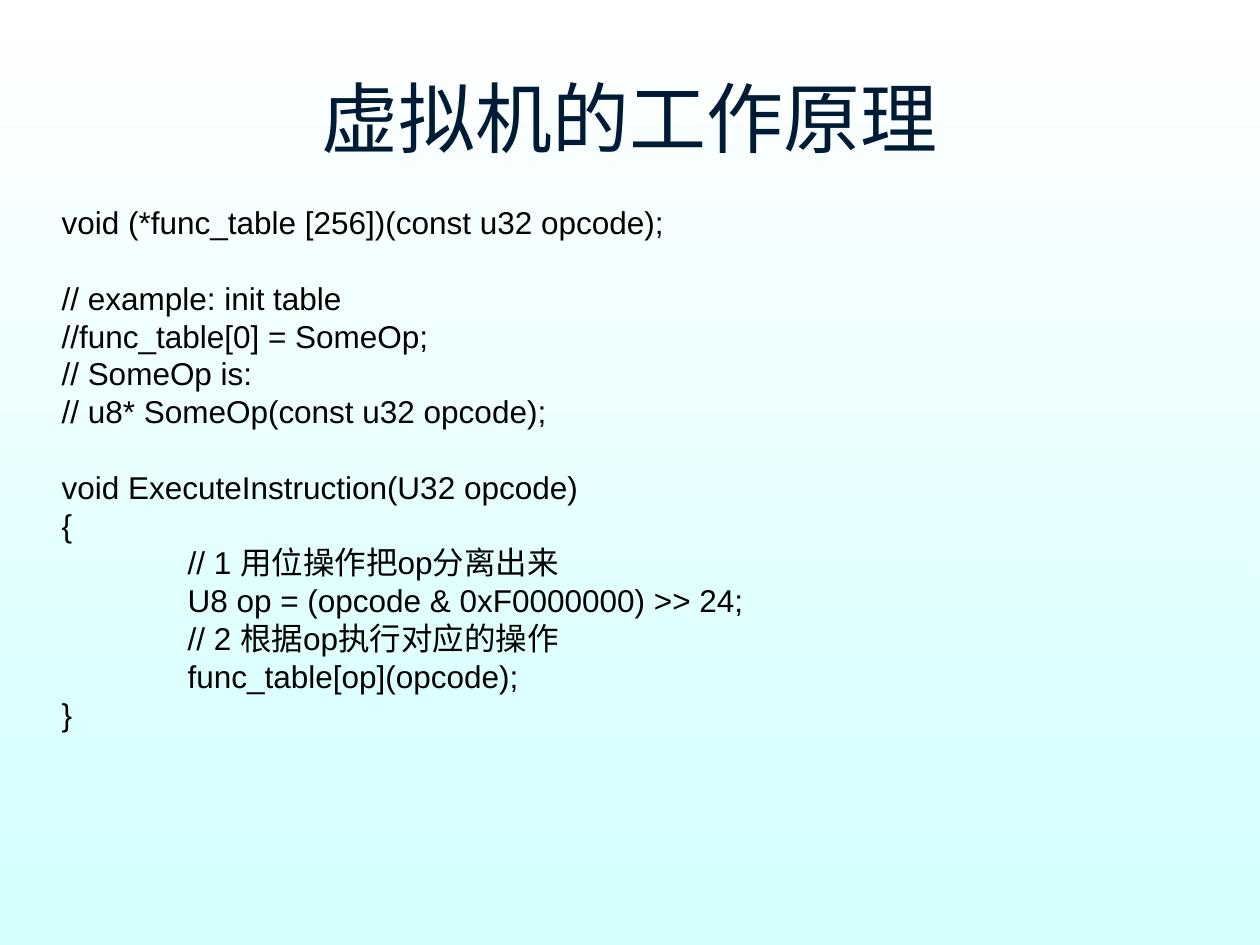
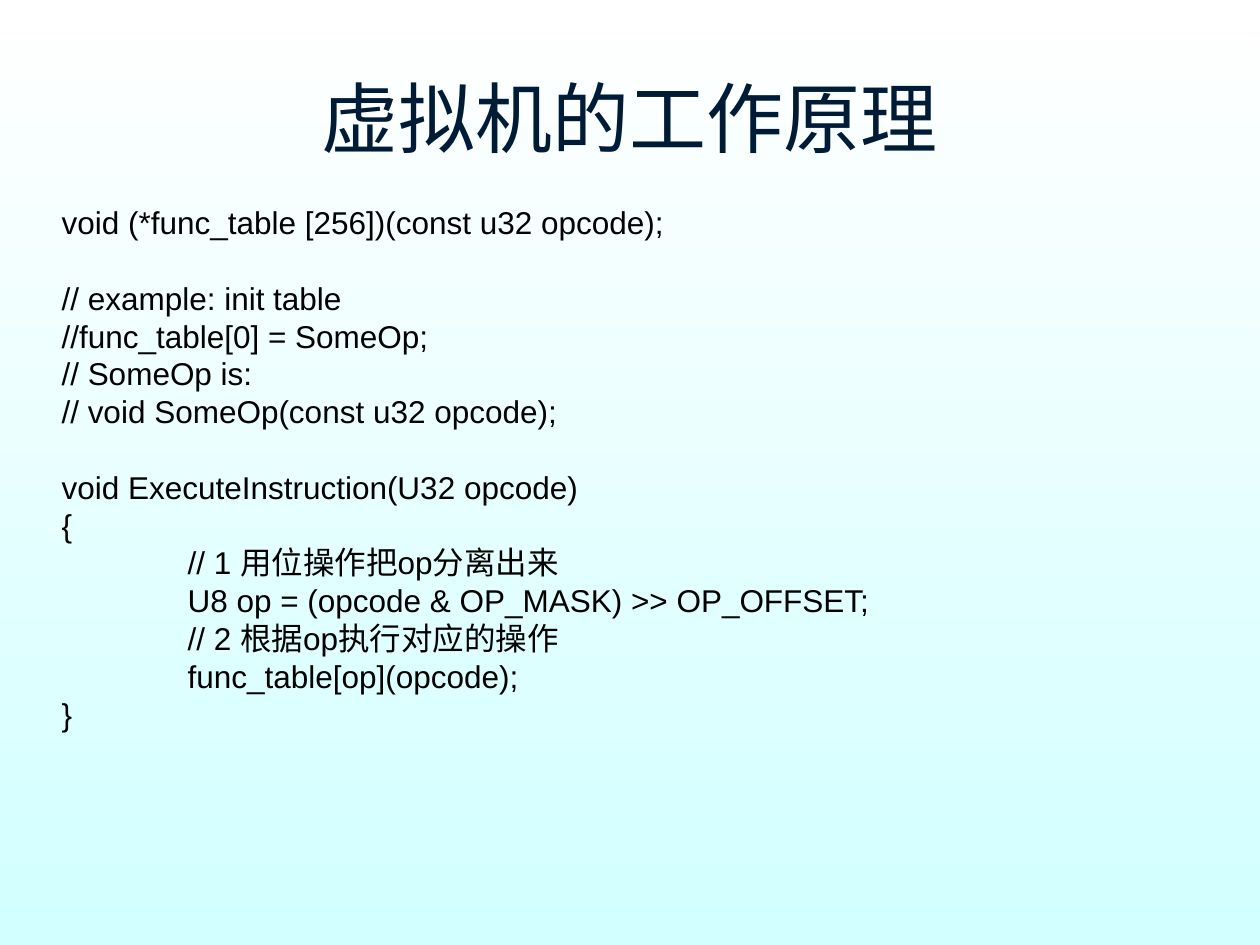
Before and after one commit to hyperiris/openhyper, a slide deck: slide 12 of dynarec_ppt/dynarec.ppt. Drawn at 1260x945 pixels with LibreOffice and Linux fonts; fonts in the diff are those of the drawing; background and template pictures are left out. Boxes give left, top, right and bottom in pixels: in the first picture for what was removed or moved away, otherwise in the second. Text is boxed around its words. In the diff, an @@ line names an element or a change of style, - is before the commit and + after.

```diff
--- a/dynarec_ppt/dynarec.ppt
+++ b/dynarec_ppt/dynarec.ppt
@@ text at (88, 400, 556, 429): text changed @@
-// u8* SomeOp(const u32 opcode);
+// void SomeOp(const u32 opcode);
@@ text at (188, 589, 869, 618): text changed @@
-U8 op = (opcode & 0xF0000000) >> 24;
+U8 op = (opcode & OP_MASK) >> OP_OFFSET;
```
Also in this commit, not shown: 5 other slides changed, 8 slides added, 7 slides removed.
